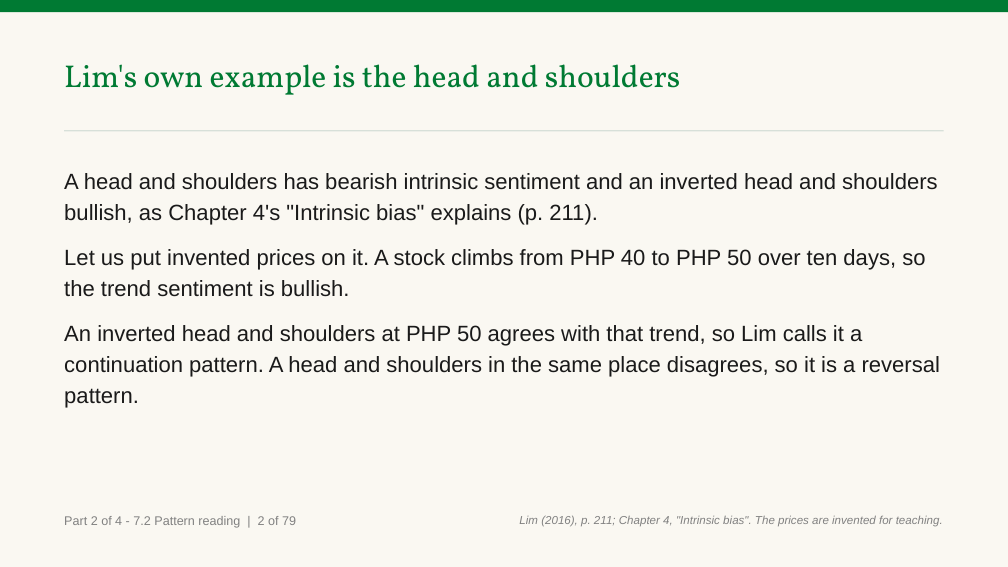
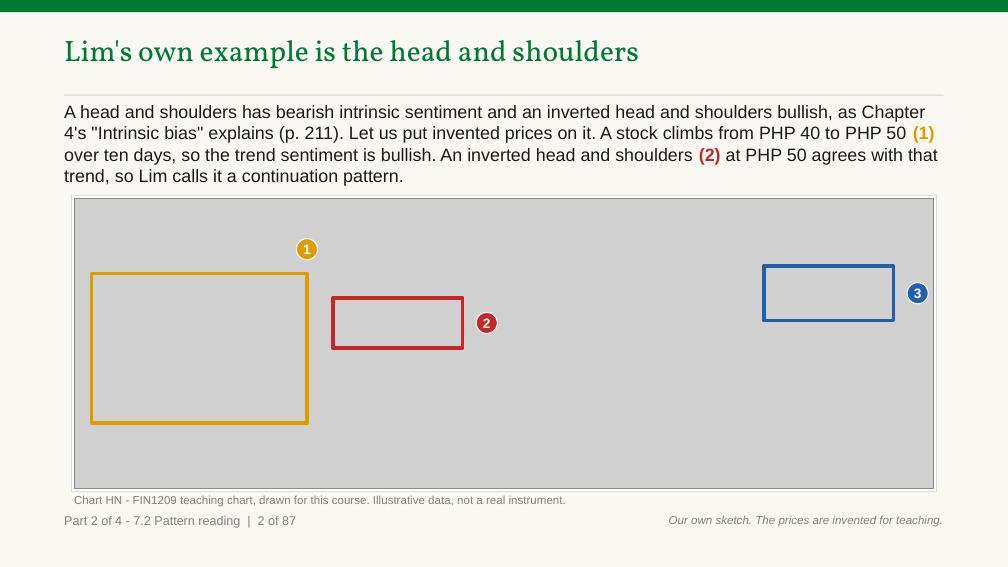
Before and after one commit to benjiesotelo-sudo/Telos_FIN1209, a slide deck: slide 40 of chapter-07/FIN1209-Chapter-07.pptx (slide 35 before the commit). Drawn at 1008x567 pixels with LibreOffice and Linux fonts; fonts in the diff are those of the drawing; grey boxes stand for pictures. Boxes give left, top, right and bottom in pixels: in the first picture for what was removed or moved away, otherwise in the second. Text is boxed around its words. In the diff, an @@ line names an element or a change of style, - is before the commit and + after.

Commit message:
feat(ch7): draw the shapes, price relationships and characteristics Parts 1 and 2 only described (#50)
Slides 21, 22, 25 to 27, 35, 39, 52, 64, the 16 characteristics and the
three-warnings slide now show what they name, with charts of ours from invented
values. Badges sit clear of boxes and lines.

```diff
--- a/chapter-07/FIN1209-Chapter-07.pptx
+++ b/chapter-07/FIN1209-Chapter-07.pptx
@@ text "Lim's own example is the ...": place and size @@
-text "Lim's own example is the ..." at [64,64,681,95]
+text "Lim's own example is the ..." at [64,40,638,69]
@@ text "Lim's own example is the ..." at [64,40,638,69]: size 30 to 28 pt; line spacing 1.05 to 1 @@
@@ rectangle: place and size @@
-rectangle at [64,130,944,132]
+rectangle at [64,95,944,96]
@@ text at [64,105,938,186]: text changed; size 21 to 17 pt @@
-A head and shoulders has bearish intrinsic sentiment and an inverted head and shoulders bullish, as Chapter 4's "Intrinsic bias" explains (p. 211).
-Let us put invented prices on it. A stock climbs from PHP 40 to PHP 50 over ten days, so the trend sentiment is bullish.
-An inverted head and shoulders at PHP 50 agrees with that trend, so Lim calls it a continuation pattern. A head and shoulders in the same place disagrees, so it is a reversal pattern.
+A head and shoulders has bearish intrinsic sentiment and an inverted head and shoulders bullish, as Chapter 4's "Intrinsic bias" explains (p. 211). Let us put invented prices on it. A stock climbs from PHP 40 to PHP 50 (1) over ten days, so the trend sentiment is bullish. An inverted head and shoulders (2) at PHP 50 agrees with that trend, so Lim calls it a continuation pattern.
@@ rectangle added at [71,195,937,492], fill #FFFFFF, outline #D7E0D9 1 pt @@
@@ picture added at [74,198,934,488] @@
@@ ellipse added at [296,239,318,260], fill #E09B00, outline #FFFFFF 1 pt, 13 pt, text #FFFFFF, bold @@
+1
@@ rectangle added at [764,266,894,321], outline #1F5FAD 3.5 pt @@
@@ rectangle added at [91,274,307,423], outline #E09B00 3.5 pt @@
@@ rectangle added at [333,298,463,349], outline #C62828 3.5 pt @@
@@ ellipse added at [907,283,929,304], fill #1F5FAD, outline #FFFFFF 1 pt, 13 pt, text #FFFFFF, bold @@
+3
@@ ellipse added at [476,312,498,333], fill #C62828, outline #FFFFFF 1 pt, 13 pt, text #FFFFFF, bold @@
+2
@@ text added at [74,495,566,507], 11 pt, text #818181 @@
+Chart HN - FIN1209 teaching chart, drawn for this course. Illustrative data, not a real instrument.
@@ text at [64,516,296,528]: text changed @@
-Part 2 of 4 - 7.2 Pattern reading | 2 of 79
+Part 2 of 4 - 7.2 Pattern reading | 2 of 87
@@ text at [669,515,943,527]: text changed @@
-Lim (2016), p. 211; Chapter 4, "Intrinsic bias". The prices are invented for teaching.
+Our own sketch. The prices are invented for teaching.
```
Also in this commit, not shown: 95 other slides changed, 13 slides added, 5 other files.
